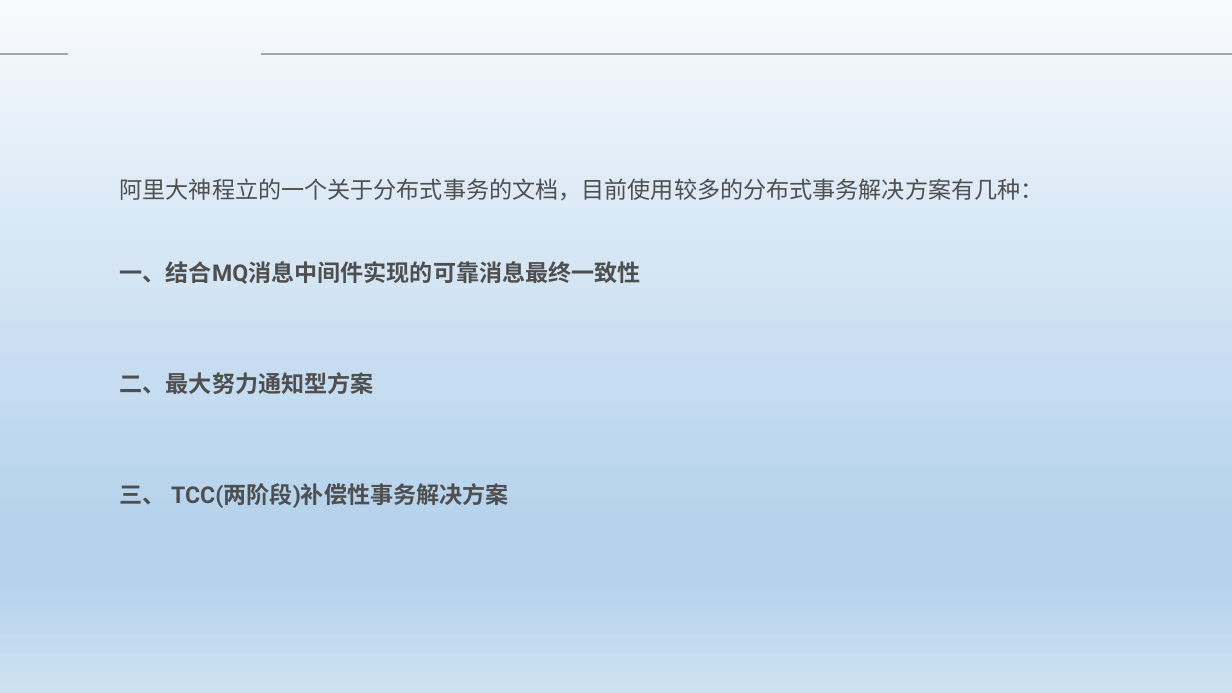
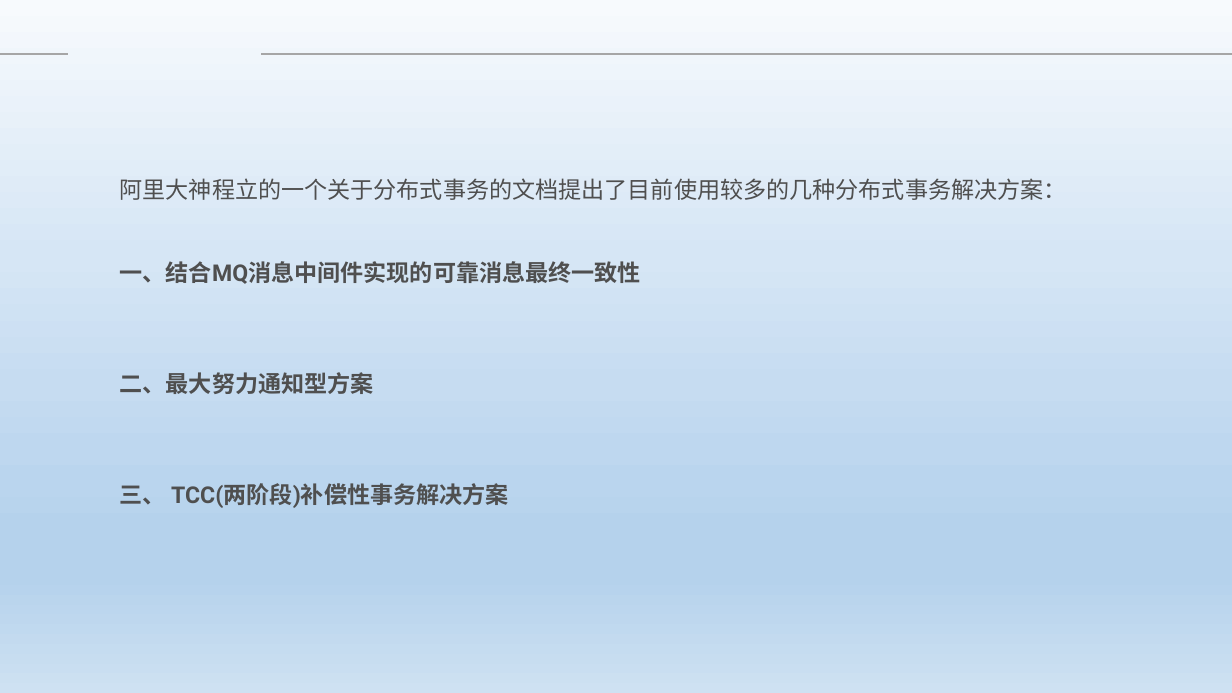
Before and after one commit to Heffie199/zhao_Note, a slide deck: slide 3 of 分布式事务的解决方案 .pptx. Drawn at 1232x693 pixels with LibreOffice and Linux fonts; fonts in the diff are those of the drawing; background and template pictures are left out. Boxes give left, top, right and bottom in pixels: in the first picture for what was removed or moved away, otherwise in the second. Text is boxed around its words. In the diff, an @@ line names an element or a change of style, - is before the commit and + after.

```diff
--- a/分布式事务的解决方案 .pptx
+++ b/分布式事务的解决方案 .pptx
@@ text at (x1=120, y1=178, x2=1067, y2=200): text changed @@
-阿里大神程立的一个关于分布式事务的文档，目前使用较多的分布式事务解决方案有几种：
+阿里大神程立的一个关于分布式事务的文档提出了目前使用较多的几种分布式事务解决方案：
```
Also in this commit, not shown: 4 other slides changed.
